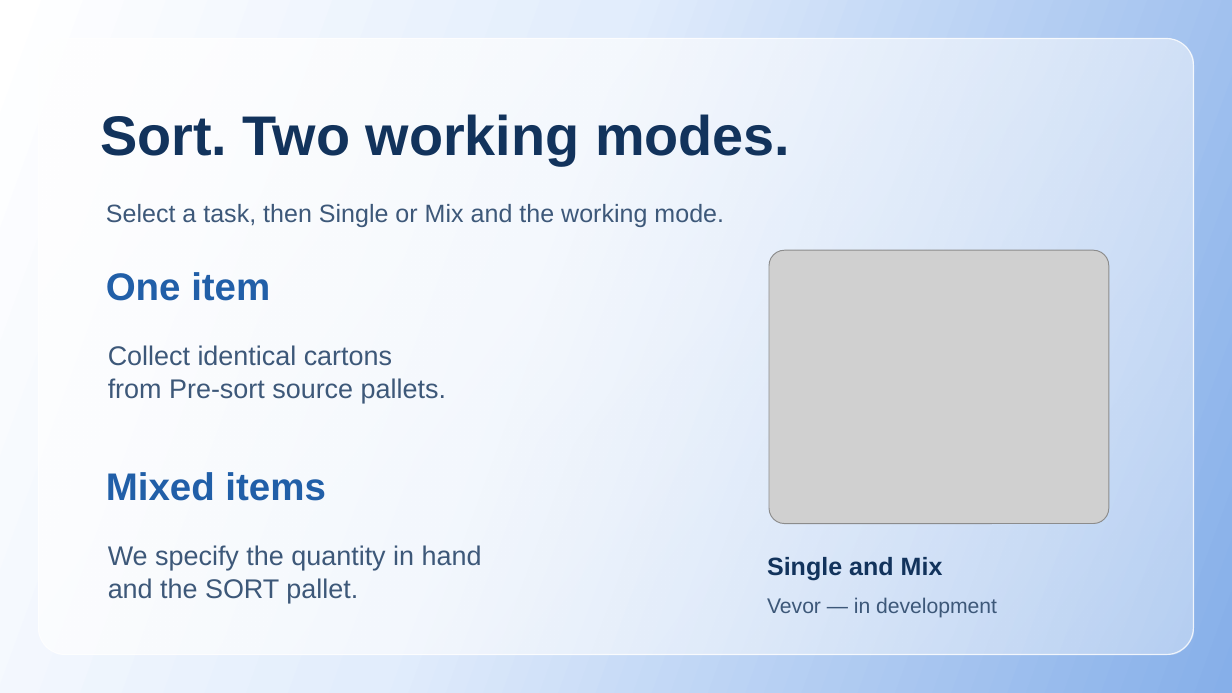
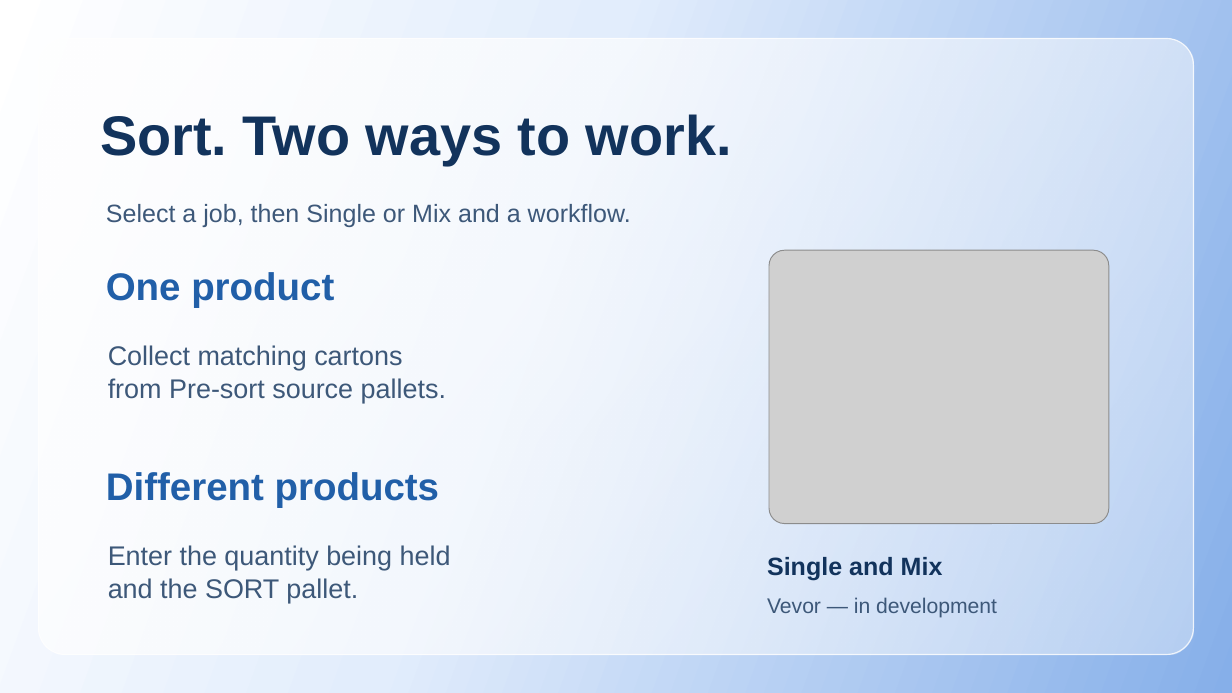
Before and after one commit to Van1shjod/warehouse_sort, a slide deck: slide 11 of presentation-en.pptx. Drawn at 1232x693 pixels with LibreOffice and Linux fonts; fonts in the diff are those of the drawing; grey boxes stand for pictures. Boxes give left, top, right and bottom in pixels: in the first picture for what was removed or moved away, otherwise in the second. Text is boxed around its words. In the diff, an @@ line names an element or a change of style, - is before the commit and + after.

```diff
--- a/presentation-en.pptx
+++ b/presentation-en.pptx
@@ text at box(100, 114, 732, 165): text changed @@
-Sort. Two working modes.
+Sort. Two ways to work.
@@ text at box(106, 204, 631, 227): text changed @@
-Select a task, then Single or Mix and the working mode.
+Select a job, then Single or Mix and a workflow.
@@ text at box(106, 272, 334, 307): text changed @@
-One item
+One product
@@ text at box(108, 345, 402, 370): text changed @@
-Collect identical cartons
+Collect matching cartons
@@ text at box(106, 472, 439, 508): text changed @@
-Mixed items
+Different products
@@ text at box(108, 545, 451, 571): text changed @@
-We specify the quantity in hand
+Enter the quantity being held
```
Also in this commit, not shown: 19 other slides changed, 3 other files.
